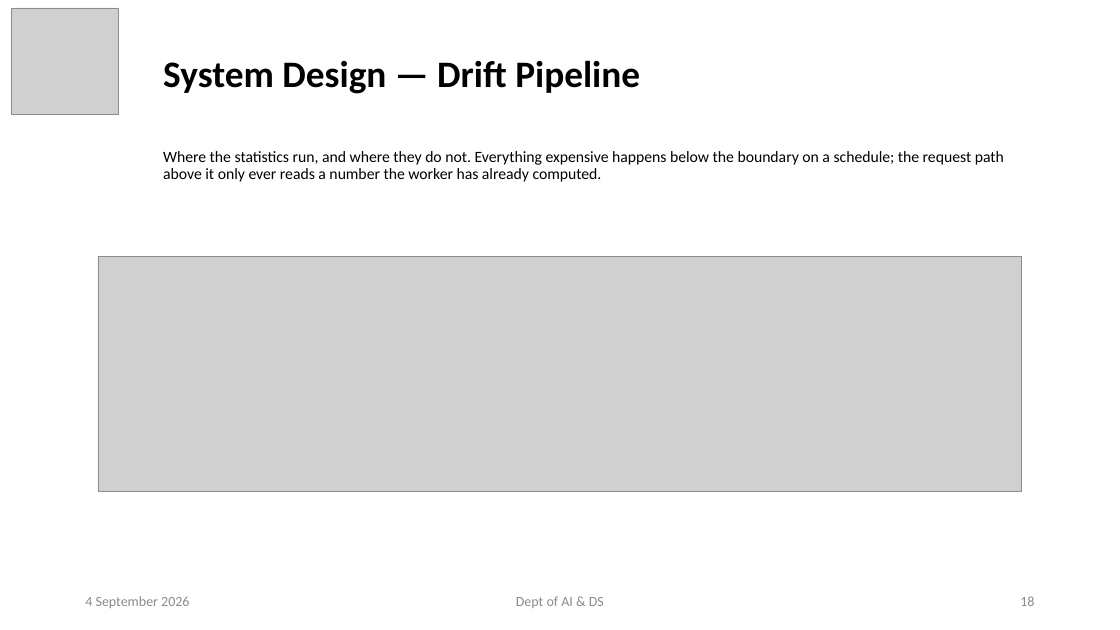
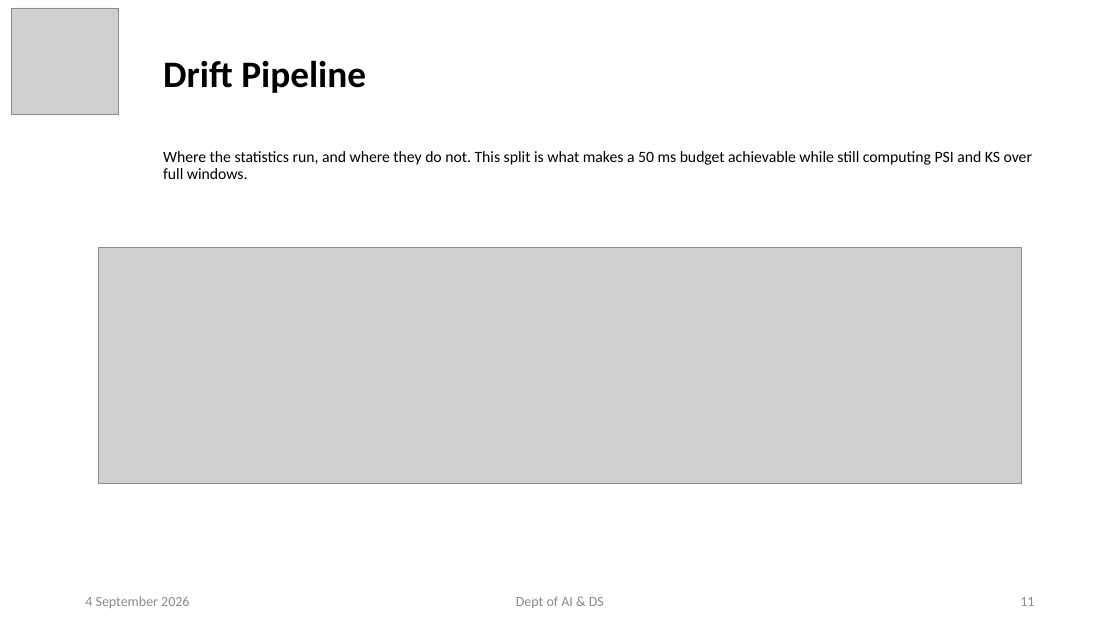
Before and after one commit to ayushpandey0201/custos, a slide deck: slide 11 of docs/presentations/Custos_Phase2_Review1.pptx (slide 18 before the commit). Drawn at 1120x630 pixels with LibreOffice and Linux fonts; fonts in the diff are those of the drawing; grey boxes stand for pictures. Boxes give left, top, right and bottom in pixels: in the first picture for what was removed or moved away, otherwise in the second. Text is boxed around its words. In the diff, an @@ line names an element or a change of style, - is before the commit and + after.

```diff
--- a/docs/presentations/Custos_Phase2_Review1.pptx
+++ b/docs/presentations/Custos_Phase2_Review1.pptx
@@ title at <box>163,60,366,93</box>: text changed @@
-System Design — Drift Pipeline
+Drift Pipeline
@@ subtitle at <box>163,151,1032,179</box>: text changed @@
-Where the statistics run, and where they do not. Everything expensive happens below the boundary on a schedule; the request path above it only ever reads a number the worker has already computed.
+Where the statistics run, and where they do not. This split is what makes a 50 ms budget achievable while still computing PSI and KS over full windows.
@@ picture: place and size @@
-picture at <box>98,256,1023,492</box>
+picture at <box>98,248,1023,483</box>
@@ page number at <box>1020,597,1034,606</box>: text changed @@
-18
+11
```
Also in this commit, not shown: 14 other slides changed, 1 slide added, 16 slides removed, 7 other files.
